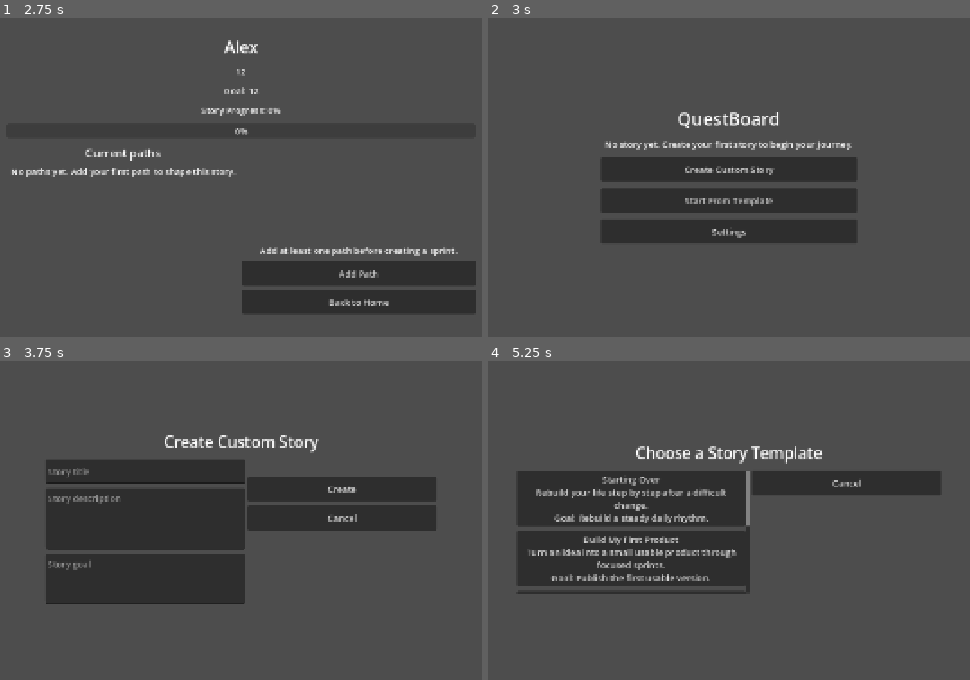
Above: before the commit, frames 1-4 (two rows, left to right).
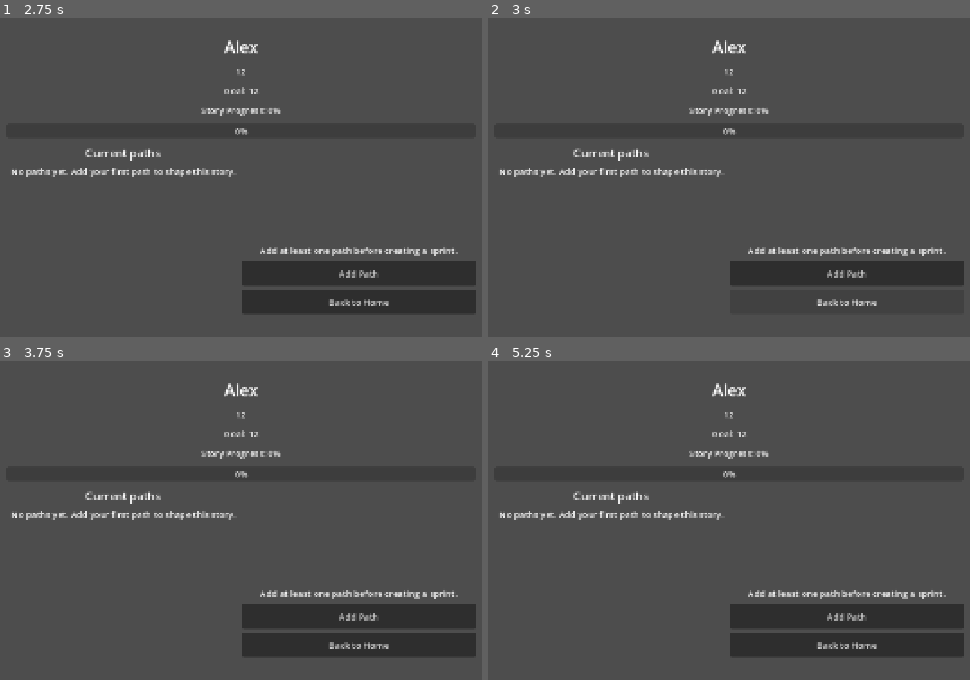
Above: after the commit, the same moments.

Repository: Farhad7d7/QuestBoard
Game: Godot game, scene res://scenes/Main.tscn
Two runs of this game, one before a commit and one after it. Both use one fixed random seed, a clock stepped at 60 frames per second and the inputs below.
Inputs (mouse positions are in pixels of both pictures, inside the frame that each line leads up to):
- Up to frame 1 (2.75 s): click "Create Custom Story" at 0.5 s; click (144, 129) at 1.27 s; type "Alex" at 1.35 s; click (144, 177) at 1.5 s; type "12" at 1.58 s; click (144, 234) at 1.73 s; type "12" at 1.82 s; click "Create" at 2 s
- Up to frame 2 (3 s): click "Back to Home" at 2.75 s
- Up to frame 3 (3.75 s): click (241, 510) at 3.5 s, where only the run before the commit has a clickable "Create Custom Story"
- Up to frame 4 (5.25 s): click (830, 517) at 4.25 s, where only the run before the commit has a clickable "Cancel"; click (729, 542) at 5 s, where only the run before the commit has a clickable "Start From Template"

Frame 1 is identical in both runs. In frame 2, 18% of the frame differs, in the area x 2-99%, y 6-91%; in frame 3, 30%, in the area x 2-99%, y 6-93%; in frame 4, 24%.

Commit message:
Add local persistence and dashboard active work summary

Diff:
--- a/project.godot
+++ b/project.godot
@@ -23,6 +23,8 @@
 window/size/viewport_height=900
 window/size/window_width_override=1100
 window/size/window_height_override=700
+window/size/min_width=1100
+window/size/min_height=700
 
 [physics]
 
--- a/scripts/localization/localization.gd
+++ b/scripts/localization/localization.gd
@@ -28,6 +28,13 @@
 		"dashboard.add_sprint": "Add Sprint",
 		"dashboard.add_quest": "Add Quest",
 		"dashboard.add_path_before_sprint": "Add at least one path before creating a sprint.",
+		"dashboard.create_first_sprint": "Create your first sprint to focus your paths.",
+		"dashboard.add_first_quest": "Add your first quest to this sprint.",
+		"dashboard.add_objectives": "Add objectives inside quests to start tracking progress.",
+		"dashboard.active_sprint": "Current active sprint",
+		"dashboard.active_paths": "Active paths",
+		"dashboard.active_objectives": "Active objectives",
+		"dashboard.completed_objectives": "Completed objectives",
 		"dashboard.sprints": "Sprints",
 		"settings.title": "Settings",
 		"settings.language": "App language",
@@ -75,6 +82,7 @@
 		"objective.delete": "Delete",
 		"objective.title_placeholder": "Objective title",
 		"objective.no_objectives": "No objectives yet.",
+		"objective.completed_marker": "Completed",
 		"progress.story": "Story Progress",
 		"progress.quest": "Quest Progress",
 		"sprint_template.start.title": "Start",
@@ -148,6 +156,13 @@
 		"dashboard.add_sprint": "افزودن اسپرینت",
 		"dashboard.add_quest": "افزودن کوئست",
 		"dashboard.add_path_before_sprint": "قبل از ساخت اسپرینت، حداقل یک مسیر اضافه کنید.",
+		"dashboard.create_first_sprint": "اولین اسپرینت را بسازید تا مسیرها متمرکز شوند.",
+		"dashboard.add_first_quest": "اولین کوئست را به این اسپرینت اضافه کنید.",
+		"dashboard.add_objectives": "برای شروع پیگیری پیشرفت، داخل کوئست‌ها آبجکتیو اضافه کنید.",
+		"dashboard.active_sprint": "اسپرینت فعال فعلی",
+		"dashboard.active_paths": "مسیرهای فعال",
+		"dashboard.active_objectives": "آبجکتیوهای فعال",
+		"dashboard.completed_objectives": "آبجکتیوهای کامل‌شده",
 		"dashboard.sprints": "اسپرینت‌ها",
 		"settings.title": "تنظیمات",
 		"settings.language": "زبان برنامه",
@@ -195,6 +210,7 @@
 		"objective.delete": "حذف",
 		"objective.title_placeholder": "عنوان آبجکتیو",
 		"objective.no_objectives": "هنوز آبجکتیوی ساخته نشده است.",
+		"objective.completed_marker": "کامل‌شده",
 		"progress.story": "پیشرفت داستان",
 		"progress.quest": "پیشرفت کوئست",
 		"sprint_template.start.title": "شروع",
--- a/scripts/main.gd
+++ b/scripts/main.gd
@@ -1,6 +1,7 @@
 extends Control
 
 const Localization = preload("res://scripts/localization/localization.gd")
+const SAVE_PATH := "user://questboard_data.json"
 
 var localization := Localization.new()
 var active_story := {}
@@ -165,6 +166,7 @@
 
 func _ready() -> void:
 	connect_buttons()
+	load_state()
 	update_language_text()
 	show_home()
 
@@ -194,6 +196,63 @@
 	language_selector.item_selected.connect(change_language)
 
 
+# Saves one readable JSON file in Godot's per-user app data folder.
+func save_state() -> void:
+	var save_data := {
+		"language": localization.get_language(),
+		"active_story": active_story,
+		"next_path_id": next_path_id,
+		"next_sprint_id": next_sprint_id,
+		"next_quest_id": next_quest_id,
+		"next_objective_id": next_objective_id,
+		"current_sprint_index": current_sprint_index
+	}
+
+	var save_file := FileAccess.open(SAVE_PATH, FileAccess.WRITE)
+	if save_file == null:
+		return
+
+	save_file.store_string(JSON.stringify(save_data, "\t"))
+
+
+func load_state() -> void:
+	if not FileAccess.file_exists(SAVE_PATH):
+		return
+
+	var save_file := FileAccess.open(SAVE_PATH, FileAccess.READ)
+	if save_file == null:
+		return
+
+	var parsed = JSON.parse_string(save_file.get_as_text())
+	if typeof(parsed) != TYPE_DICTIONARY:
+		return
+
+	localization.set_language(parsed.get("language", Localization.ENGLISH))
+	active_story = parsed.get("active_story", {})
+	next_path_id = int(parsed.get("next_path_id", 1))
+	next_sprint_id = int(parsed.get("next_sprint_id", 1))
+	next_quest_id = int(parsed.get("next_quest_id", 1))
+	next_objective_id = int(parsed.get("next_objective_id", 1))
+	current_sprint_index = int(parsed.get("current_sprint_index", -1))
+	refresh_next_ids_from_loaded_story()
+
+
+func refresh_next_ids_from_loaded_story() -> void:
+	for path_data in active_story.get("paths", []):
+		next_path_id = max(next_path_id, int(path_data.get("id", 0)) + 1)
+
+	for sprint in active_story.get("sprints", []):
+		next_sprint_id = max(next_sprint_id, int(sprint.get("id", 0)) + 1)
+		for quest in sprint.get("quests", []):
+			next_quest_id = max(next_quest_id, int(quest.get("id", 0)) + 1)
+			for objective in quest.get("objectives", []):
+				next_objective_id = max(next_objective_id, int(objective.get("id", 0)) + 1)
+
+	var sprints: Array = active_story.get("sprints", [])
+	if current_sprint_index >= sprints.size():
+		current_sprint_index = sprints.size() - 1
+
+
 func tr_text(key: String) -> String:
 	return localization.text(key)
 
@@ -398,7 +457,10 @@
 
 func show_home() -> void:
 	update_language_text()
-	show_screen(home_screen)
+	if active_story.is_empty():
+		show_screen(home_screen)
+	else:
+		show_story_dashboard()
 
 
 func show_custom_story_form() -> void:
@@ -424,6 +486,7 @@
 		"sprints": []
 	}
 	current_sprint_index = -1
+	save_state()
 	show_story_dashboard()
 
 
@@ -453,6 +516,7 @@
 		"sprints": []
 	}
 	current_sprint_index = -1
+	save_state()
 	show_story_dashboard()
 
 
@@ -506,6 +570,19 @@
 	var sprints: Array = active_story.get("sprints", [])
 	sprints_title_label.visible = not sprints.is_empty()
 	sprints_list.visible = not sprints.is_empty()
+	add_quest_button.visible = false
+
+	if active_story.get("paths", []).is_empty():
+		add_sprint_hint_label.text = tr_text("dashboard.add_path_before_sprint")
+		add_sprint_hint_label.visible = true
+		return
+
+	if sprints.is_empty():
+		add_sprint_hint_label.text = tr_text("dashboard.create_first_sprint")
+		add_sprint_hint_label.visible = true
+		return
+
+	add_sprint_hint_label.visible = false
 	if current_sprint_index == -1 and not sprints.is_empty():
 		current_sprint_index = sprints.size() - 1
 
@@ -522,14 +599,54 @@
 
 
 func add_current_sprint_quests(sprint: Dictionary) -> void:
+	sprints_list.add_child(make_list_label("%s: %s" % [tr_text("dashboard.active_sprint"), sprint.get("title", "")]))
+	sprints_list.add_child(make_list_label("%s: %s" % [tr_text("dashboard.active_paths"), get_active_path_names(sprint)]))
 	sprints_list.add_child(make_list_label(tr_text("quest.quests")))
 	var quests: Array = sprint.get("quests", [])
 	if quests.is_empty():
-		sprints_list.add_child(make_list_label(tr_text("quest.no_quests")))
+		sprints_list.add_child(make_list_label(tr_text("dashboard.add_first_quest")))
 	for quest_index in range(quests.size()):
 		var quest: Dictionary = quests[quest_index]
 		var button_text := "%s - %d%%" % [quest.get("title", ""), int(calculate_quest_progress(quest))]
 		sprints_list.add_child(make_list_button(button_text, show_quest_detail.bind(quest_index)))
+		add_quest_objective_summary(quest)
+
+	var counts := count_objectives_for_sprint(sprint)
+	sprints_list.add_child(make_list_label("%s: %d/%d" % [tr_text("dashboard.completed_objectives"), counts["completed"], counts["total"]]))
+	if counts["total"] == 0 and not quests.is_empty():
+		sprints_list.add_child(make_list_label(tr_text("dashboard.add_objectives")))
+
+
+func add_quest_objective_summary(quest: Dictionary) -> void:
+	var objectives: Array = quest.get("objectives", [])
+	for objective in objectives:
+		var objective_title := str(objective.get("title", ""))
+		if objective.get("completed", false):
+			sprints_list.add_child(make_list_label("  %s: %s" % [tr_text("objective.completed_marker"), objective_title]))
+		else:
+			sprints_list.add_child(make_list_label("  %s: %s" % [tr_text("dashboard.active_objectives"), objective_title]))
+
+
+func get_active_path_names(sprint: Dictionary) -> String:
+	var path_names := []
+	for path_id in sprint.get("active_path_ids", []):
+		var path_data := get_path_by_id(int(path_id))
+		if not path_data.is_empty():
+			path_names.append(localized_path_name(path_data))
+	if path_names.is_empty():
+		return tr_text("error.select_active_path")
+	return ", ".join(path_names)
+
+
+func count_objectives_for_sprint(sprint: Dictionary) -> Dictionary:
+	var total := 0
+	var completed := 0
+	for quest in sprint.get("quests", []):
+		for objective in quest.get("objectives", []):
+			total += 1
+			if objective.get("completed", false):
+				completed += 1
+	return {"completed": completed, "total": total}
 
 
 func show_add_path_form() -> void:
@@ -568,6 +685,7 @@
 		return false
 	active_story["paths"].append({"id": next_path_id, "name": clean_name, "icon": icon_text.strip_edges()})
 	next_path_id += 1
+	save_state()
 	return true
 
 
@@ -576,6 +694,7 @@
 		return false
 	active_story["paths"].append({"id": next_path_id, "name_key": path_key, "icon": ""})
 	next_path_id += 1
+	save_state()
 	return true
 
 
@@ -646,6 +765,7 @@
 	sprint_data["quests"] = []
 	active_story["sprints"].append(sprint_data)
 	current_sprint_index = active_story["sprints"].size() - 1
+	save_state()
 	show_select_active_paths(current_sprint_index)
 
 
@@ -678,6 +798,7 @@
 	active_story["sprints"][pending_sprint_index]["active_path_ids"] = selected_path_ids
 	current_sprint_index = pending_sprint_index
 	pending_sprint_index = -1
+	save_state()
 	show_story_dashboard()
 
 
@@ -723,6 +844,7 @@
 		"objectives": []
 	})
 	next_quest_id += 1
+	save_state()
 	show_story_dashboard()
 
 
@@ -779,6 +901,8 @@
 		next_objective_id += 1
 	objective_title_input.text = ""
 	objective_message_label.text = ""
+	add_objective_button.text = tr_text("objective.add")
+	save_state()
 	update_quest_detail()
 
 
@@ -795,12 +919,14 @@
 	editing_objective_index = -1
 	objective_title_input.text = ""
 	add_objective_button.text = tr_text("objective.add")
+	save_state()
 	update_quest_detail()
 
 
 func toggle_objective(pressed: bool, objective_index: int) -> void:
 	var quest: Dictionary = active_story["sprints"][current_sprint_index]["quests"][current_quest_index]
 	quest["objectives"][objective_index]["completed"] = pressed
+	save_state()
 	update_quest_detail()
 
 
@@ -878,6 +1004,7 @@
 func change_language(index: int) -> void:
 	var next_language := Localization.PERSIAN if index == 1 else Localization.ENGLISH
 	localization.set_language(next_language)
+	save_state()
 	update_language_text()
 	if dashboard_screen.visible:
 		update_dashboard()
@@ -895,6 +1022,4 @@
 
 
 func show_empty_home_without_story() -> void:
-	active_story = {}
-	current_sprint_index = -1
 	show_home()
